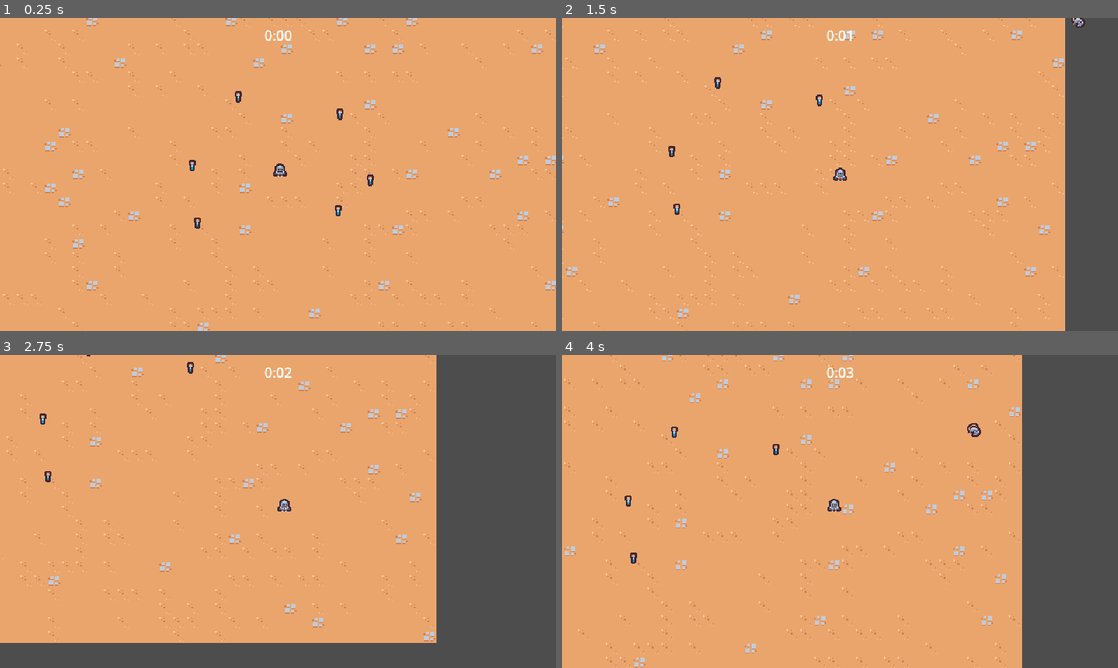
Above: before the commit, frames 1-4 (two rows, left to right).
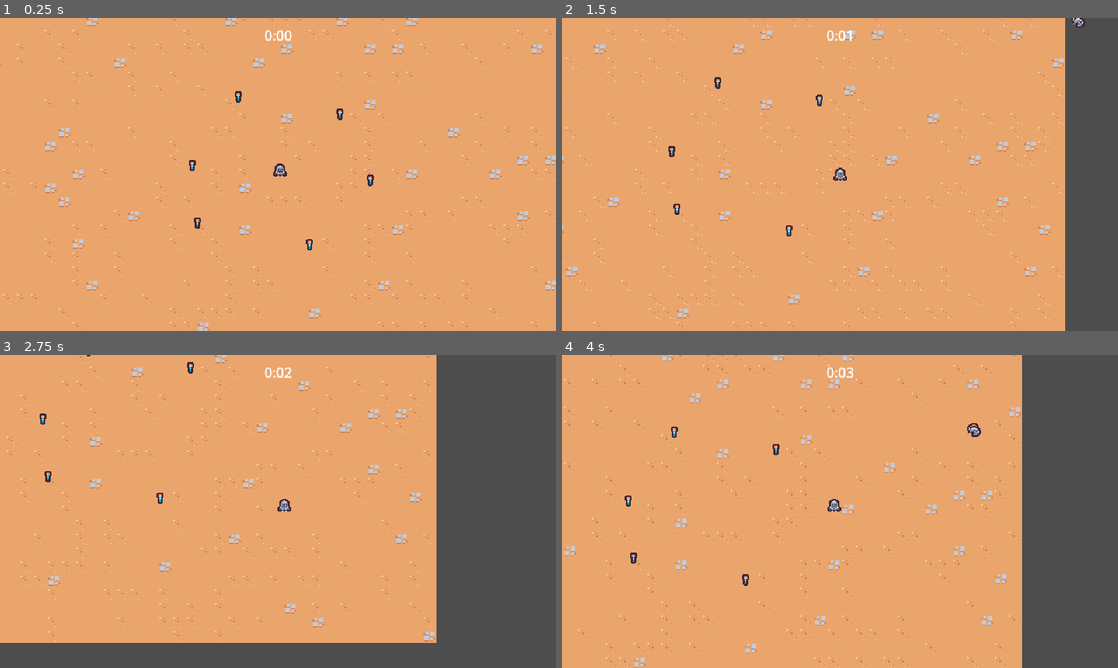
Above: after the commit, the same moments.

Repository: Ian-Ion/2d-survivors-course
Game: Godot game, scene res://scenes/main/main.tscn
Two runs of this game, one before a commit and one after it. Both use one fixed random seed, a clock stepped at 60 frames per second and the inputs below.
Inputs:
- Up to frame 1 (0.25 s): no input
- Up to frame 2 (1.5 s): hold D (move_right) 0.53-1.28 s; hold S (move_down) from 1.28 s (still down)
- Up to frame 3 (2.75 s): release S (move_down) at 2.03 s; hold D (move_right) from 2.03 s (still down)
- Up to frame 4 (4 s): release D (move_right) at 2.78 s; hold W (move_up) 2.78-3.53 s; hold A (move_left) from 3.53 s (still down)

The runs differ from the first frame. In frame 1, less than 0.1% of the frame differs, in the area x 55-62%, y 59-75%; in frame 2, less than 0.1%; in frame 3, less than 0.1%; in frame 4, less than 0.1%.

Commit message:
Add GameEvents and ExperienceManager

Diff:
--- a/project.godot
+++ b/project.godot
@@ -14,6 +14,10 @@
 run/main_scene="res://scenes/main/main.tscn"
 config/features=PackedStringArray("4.3", "Forward Plus")
 config/icon="res://icon.svg"
+
+[autoload]
+
+GameEvents="*res://scenes/autoload/game_events.tscn"
 
 [debug]
 
--- /dev/null
+++ b/scenes/autoload/game_events.gd
@@ -0,0 +1,7 @@
+extends Node
+
+signal experience_vial_collected(number: float)
+
+
+func emit_experience_vial_collected(number: float):
+	experience_vial_collected.emit(number)
--- /dev/null
+++ b/scenes/autoload/game_events.tscn
@@ -0,0 +1,6 @@
+[gd_scene load_steps=2 format=3 uid="uid://56bu4s0rtmg3"]
+
+[ext_resource type="Script" path="res://scenes/autoload/game_events.gd" id="1_sj8vc"]
+
+[node name="GameEvents" type="Node"]
+script = ExtResource("1_sj8vc")
--- a/scenes/game_object/experience_vial/experience_vial.gd
+++ b/scenes/game_object/experience_vial/experience_vial.gd
@@ -6,4 +6,5 @@
 
 
 func on_area_entered(other_area: Area2D):
+	GameEvents.emit_experience_vial_collected(1)
 	queue_free()
--- a/scenes/main/main.tscn
+++ b/scenes/main/main.tscn
@@ -6,6 +6,7 @@
 [ext_resource type="PackedScene" uid="uid://blunypxwo2aj6" path="res://scenes/manager/enemy_manager.tscn" id="1_llmcb"]
 [ext_resource type="PackedScene" uid="uid://vrhfp82ex7cn" path="res://scenes/game_object/player/player.tscn" id="1_ndkcf"]
 [ext_resource type="PackedScene" uid="uid://b2s2pr220lu1x" path="res://scenes/manager/arena_time_manager.tscn" id="2_40lpf"]
+[ext_resource type="PackedScene" uid="uid://cow5gj7jqj6fn" path="res://scenes/manager/experience_manager.tscn" id="4_m17n5"]
 [ext_resource type="PackedScene" uid="uid://b0ljg8up0ktbh" path="res://scenes/game_object/experience_vial/experience_vial.tscn" id="7_vuj8p"]
 
 [node name="Main" type="Node"]
@@ -16,6 +17,8 @@
 [node name="ArenaTimeManager" parent="." instance=ExtResource("2_40lpf")]
 
 [node name="EnemyManager" parent="." instance=ExtResource("1_llmcb")]
+
+[node name="ExperienceManager" parent="." instance=ExtResource("4_m17n5")]
 
 [node name="GameCamera" parent="." instance=ExtResource("1_jb45a")]
 
@@ -44,4 +47,4 @@
 position = Vector2(472, 287)
 
 [node name="ExperienceVial6" parent="." instance=ExtResource("7_vuj8p")]
-position = Vector2(435, 322)
+position = Vector2(402, 361)
--- /dev/null
+++ b/scenes/manager/experience_manager.gd
@@ -0,0 +1,16 @@
+extends Node
+
+var current_experience = 0
+
+
+func _ready():
+	GameEvents.experience_vial_collected.connect(on_experience_vial_collected)
+
+
+func increment_experience(number: float):
+	current_experience += number
+	print(current_experience)
+
+
+func on_experience_vial_collected(number: float):
+	increment_experience(number)
--- /dev/null
+++ b/scenes/manager/experience_manager.tscn
@@ -0,0 +1,6 @@
+[gd_scene load_steps=2 format=3 uid="uid://cow5gj7jqj6fn"]
+
+[ext_resource type="Script" path="res://scenes/manager/experience_manager.gd" id="1_8ixvo"]
+
+[node name="ExperienceManager" type="Node"]
+script = ExtResource("1_8ixvo")
Not shown: 1 places in scenes/main/main.tscn that only renumber resources
